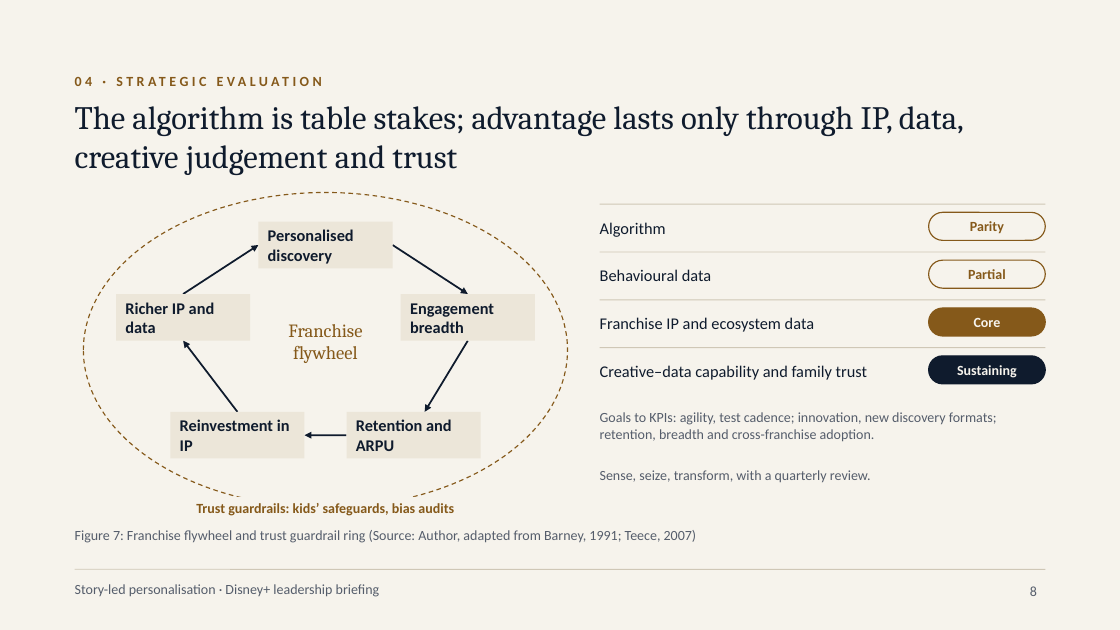
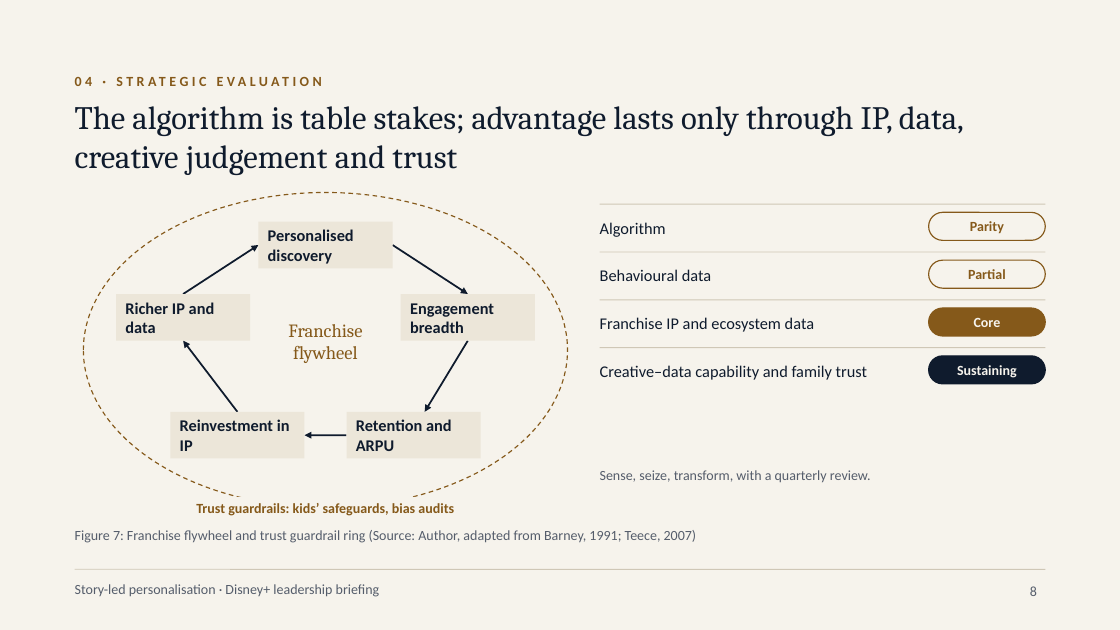
Before and after one commit to karanrg22-svg/skill, a slide deck: slide 8 of output/A_Corporate_Editorial.pptx. Drawn at 1120x630 pixels with LibreOffice and Linux fonts; fonts in the diff are those of the drawing. Boxes give left, top, right and bottom in pixels: in the first picture for what was removed or moved away, otherwise in the second. Text is boxed around its words. In the diff, an @@ line names an element or a change of style, - is before the commit and + after.

```diff
--- a/output/A_Corporate_Editorial.pptx
+++ b/output/A_Corporate_Editorial.pptx
@@ text removed at [600, 412, 997, 442] @@
-Goals to KPIs: agility, test cadence; innovation, new discovery formats; retention, breadth and cross-franchise adoption.
```
Also in this commit, not shown: 7 other slides changed, 3 slides added, 1 other file.
